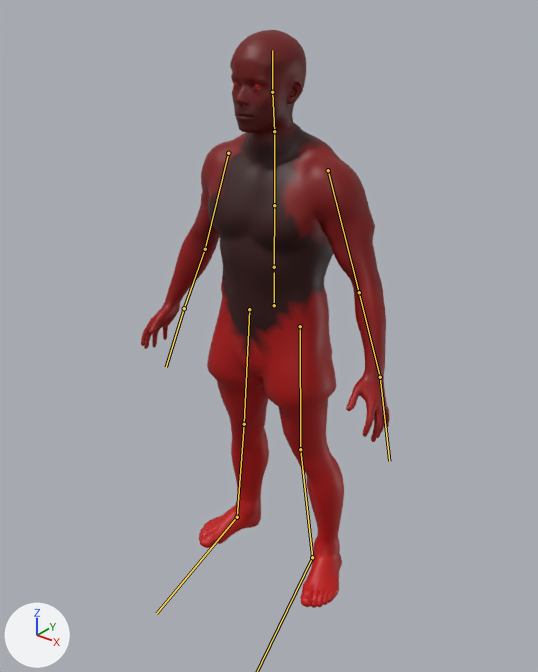
The glTF model public/models/footballer.glb, before and after one commit.
The view is the same before and after, from a camera (50 mm lens) standing at (1.242, -1.577, 1.823) and looking at (-0.051, 0.038, 0.821). Lighting does not change. The marker at lower left points along +X, +Y and +Z. The older version comes first. The bones that change, and the others that lie on the model, are drawn over the model as lines.

Names of what the first picture shows: 'part-body_male_realistic'.
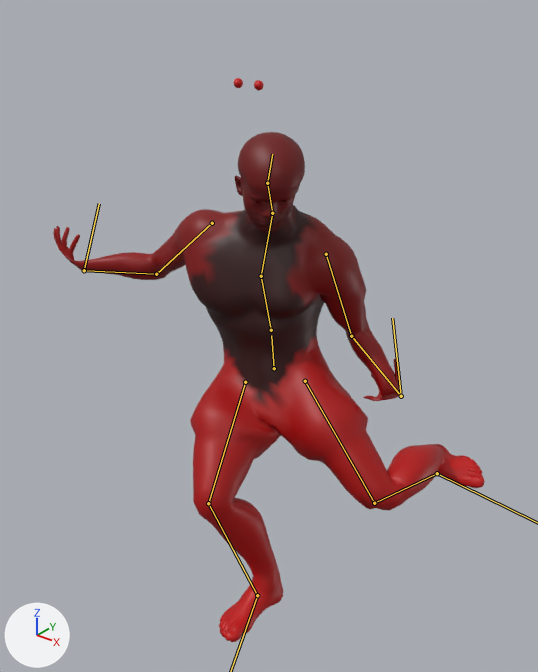
The newer file adds an action. The first version stands in its rest pose; the second is drawn at frame 6 of the action 'kickL'.

Location of each change, (x1, y1, x2, y2) in pixels of the pictures (538 x 672 px):
'part-body_male_realistic', posed (73% wider): before (141, 30, 390, 608); after (53, 78, 485, 642)
bone 'pelvis', root to tip: before (274, 305) to (274, 272); after (274, 368) to (271, 335)
bone 'spine', root to tip: before (274, 267) to (274, 205); after (271, 330) to (261, 276)
bone 'chest', root to tip: before (274, 205) to (274, 131); after (261, 276) to (272, 213)
bone 'neck', root to tip: before (274, 131) to (272, 92); after (272, 213) to (267, 183)
bone 'head', root to tip: before (272, 92) to (272, 50); after (267, 183) to (272, 154)
bone 'upperarm.L', root to tip: before (328, 170) to (359, 292); after (326, 254) to (351, 336)
bone 'forearm.L', root to tip: before (359, 292) to (380, 377); after (351, 336) to (401, 396)
bone 'hand.L', root to tip: before (380, 377) to (389, 461); after (401, 396) to (392, 318)
bone 'upperarm.R', root to tip: before (228, 153) to (205, 249); after (212, 223) to (156, 274)
bone 'forearm.R', root to tip: before (205, 249) to (184, 308); after (156, 274) to (84, 270)
bone 'hand.R', root to tip: before (184, 308) to (166, 367); after (84, 270) to (99, 203)
bone 'thigh.L', root to tip: before (300, 326) to (300, 449); after (305, 381) to (374, 503)
bone 'shin.L', root to tip: before (300, 449) to (312, 557); after (374, 503) to (437, 473)
bone 'thigh.R', root to tip: before (249, 309) to (244, 424); after (245, 382) to (208, 503)
bone 'shin.R', root to tip: before (244, 424) to (237, 517); after (208, 503) to (257, 595)

Edits to the bpy script that builds the scene:
```text
Change bone_pelvis:
    where bone_pelvis = bpy.data.objects['footballer'].pose.bones['pelvis']
    bone_pelvis.location: (0.0, 0.0, 0.0) -> (0.0, -0.21, 0.0)
    bone_pelvis.rotation_quaternion: (1.0, 0.0, 0.0, 0.0) -> (0.968, -0.119, 0.196, 0.105)  # degrees (0, 0, 0) -> degrees (-12, 24, 10)
Change bone_spine:
    where bone_spine = bpy.data.objects['footballer'].pose.bones['spine']  # child of 'pelvis'
    bone_spine.rotation_quaternion: (1.0, 0.0, 0.0, 0.0) -> (0.983, 0.182, -0.005, -0.007)  # degrees (0, 0, 0) -> degrees (21, 0, -1)
Change bone_chest:
    where bone_chest = bpy.data.objects['footballer'].pose.bones['chest']  # child of 'spine'
    bone_chest.rotation_quaternion: (1.0, 0.0, 0.0, 0.0) -> (0.986, -0.012, -0.007, -0.166)  # degrees (0, 0, 0) -> degrees (-1, -1, -19)
Change bone_neck:
    where bone_neck = bpy.data.objects['footballer'].pose.bones['neck']  # child of 'chest'
    bone_neck.rotation_quaternion: (1.0, 0.0, 0.0, 0.0) -> (0.983, 0.101, 0.095, 0.12)  # degrees (0, 0, 0) -> degrees (13, 9, 15)
Change bone_head:
    where bone_head = bpy.data.objects['footballer'].pose.bones['head']  # child of 'neck'
    bone_head.rotation_quaternion: (1.0, 0.0, 0.0, 0.0) -> (0.975, 0.126, 0.133, -0.122)  # degrees (0, 0, 0) -> degrees (13, 17, -12)
Change bone_upperarm_l:
    where bone_upperarm_l = bpy.data.objects['footballer'].pose.bones['upperarm.L']  # child of 'chest'
    bone_upperarm_l.rotation_quaternion: (1.0, 0.0, 0.0, 0.0) -> (0.975, 0.135, 0.172, 0.041)  # degrees (0, 0, 0) -> degrees (17, 19, 8)
Change bone_forearm_l:
    where bone_forearm_l = bpy.data.objects['footballer'].pose.bones['forearm.L']  # child of 'upperarm.L'
    bone_forearm_l.rotation_quaternion: (1.0, 0.0, 0.0, 0.0) -> (0.89, -0.032, -0.055, -0.452)  # degrees (0, 0, 0) -> degrees (0, -7, -54)
Change bone_hand_l:
    where bone_hand_l = bpy.data.objects['footballer'].pose.bones['hand.L']  # child of 'forearm.L'
    bone_hand_l.rotation_quaternion: (1.0, 0.0, 0.0, 0.0) -> (0.211, -0.429, -0.193, -0.857)  # degrees (0, 0, 0) -> degrees (15, -55, -160)
Change bone_upperarm_r:
    where bone_upperarm_r = bpy.data.objects['footballer'].pose.bones['upperarm.R']  # child of 'chest'
    bone_upperarm_r.rotation_quaternion: (1.0, 0.0, 0.0, 0.0) -> (0.968, 0.145, 0.175, 0.107)  # degrees (0, 0, 0) -> degrees (19, 18, 16)
Change bone_forearm_r:
    where bone_forearm_r = bpy.data.objects['footballer'].pose.bones['forearm.R']  # child of 'upperarm.R'
    bone_forearm_r.rotation_quaternion: (1.0, 0.0, 0.0, 0.0) -> (0.916, -0.172, 0.093, 0.35)  # degrees (0, 0, 0) -> degrees (-15, 17, 40)
Change bone_hand_r:
    where bone_hand_r = bpy.data.objects['footballer'].pose.bones['hand.R']  # child of 'forearm.R'
    bone_hand_r.rotation_quaternion: (1.0, 0.0, 0.0, 0.0) -> (0.088, 0.767, -0.56, 0.301)  # degrees (0, 0, 0) -> degrees (14, -146, 103)
Change bone_thigh_l:
    where bone_thigh_l = bpy.data.objects['footballer'].pose.bones['thigh.L']  # child of 'pelvis'
    bone_thigh_l.rotation_quaternion: (1.0, 0.0, 0.0, 0.0) -> (-0.935, 0.074, -0.212, 0.276)  # degrees (0, 0, 0) -> degrees (-16, 21, -36)
Change bone_shin_l:
    where bone_shin_l = bpy.data.objects['footballer'].pose.bones['shin.L']  # child of 'thigh.L'
    bone_shin_l.rotation_quaternion: (1.0, 0.0, 0.0, 0.0) -> (0.669, 0.571, 0.26, 0.398)  # degrees (0, 0, 0) -> degrees (78, -6, 57)
Change bone_foot_l:
    where bone_foot_l = bpy.data.objects['footballer'].pose.bones['foot.L']  # child of 'shin.L'
    bone_foot_l.rotation_quaternion: (1.0, 0.0, 0.0, 0.0) -> (0.782, 0.067, -0.368, -0.499)  # degrees (0, 0, 0) -> degrees (33, -31, -74)
Change bone_thigh_r:
    where bone_thigh_r = bpy.data.objects['footballer'].pose.bones['thigh.R']  # child of 'pelvis'
    bone_thigh_r.rotation_quaternion: (1.0, 0.0, 0.0, 0.0) -> (0.913, -0.383, 0.136, -0.011)  # degrees (0, 0, 0) -> degrees (-46, 14, -7)
Change bone_shin_r:
    where bone_shin_r = bpy.data.objects['footballer'].pose.bones['shin.R']  # child of 'thigh.R'
    bone_shin_r.rotation_quaternion: (1.0, 0.0, 0.0, 0.0) -> (0.808, 0.583, 0.077, 0.025)  # degrees (0, 0, 0) -> degrees (72, 5, 7)
Change bone_foot_r:
    where bone_foot_r = bpy.data.objects['footballer'].pose.bones['foot.R']  # child of 'shin.R'
    bone_foot_r.rotation_quaternion: (1.0, 0.0, 0.0, 0.0) -> (0.952, -0.254, -0.154, -0.076)  # degrees (0, 0, 0) -> degrees (-29, -19, -4)
```
